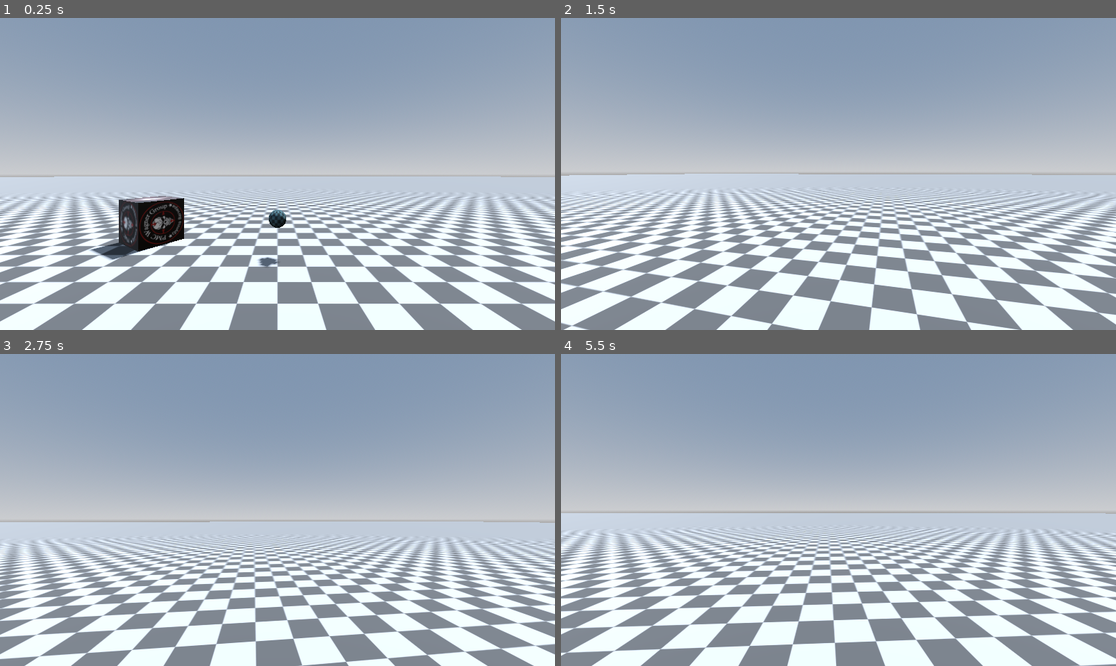
Above: before the commit, frames 1-4 (two rows, left to right).
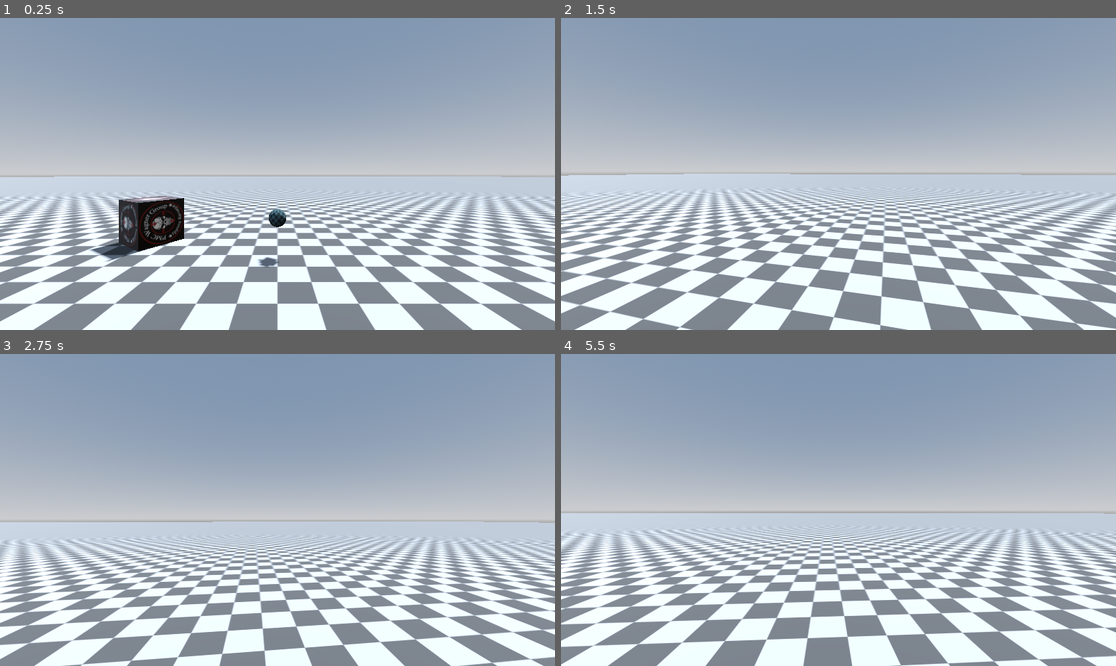
Above: after the commit, the same moments.

Repository: YuraStebel/EscapeFromKorolyov
Game: Godot game, scene res://scenes/scene.tscn
Two runs of this game, one before a commit and one after it. Both use one fixed random seed, a clock stepped at 60 frames per second and the inputs below.
Inputs (mouse positions are in pixels of both pictures, inside the frame that each line leads up to):
- Up to frame 1 (0.25 s): no input
- Up to frame 2 (1.5 s): tap Enter (ui_accept) at 0.5, 0.77 s; move the mouse to (866, 174) at 0.52 s; hold Shift (sprint) 0.53-1.28 s; hold W (forward) from 0.53 s (still down); tap F (use) at 0.8, 1.35 s; move the mouse to (810, 174) at 1.27 s
- Up to frame 3 (2.75 s): keep holding W (forward); tap Enter (ui_accept) at 1.52 s; tap Shift (sprint) at 1.55 s; move the mouse to (288, 503) at 2.02 s; tap G (drop) at 2.1 s; tap F (use) at 2.3 s
- Up to frame 4 (5.5 s): keep holding W (forward); move the mouse to (832, 516) at 2.77 s; tap Shift (sprint) at 2.85, 4.35 s; tap Enter (ui_accept) at 3.02, 3.77, 4.52 s; move the mouse to (877, 513) at 3.52 s; tap F (use) at 3.6, 5.1 s; move the mouse to (794, 506) at 4.27 s; move the mouse to (844, 510) at 5.02 s

The runs differ from the first frame. In frame 1, less than 0.1% of the frame differs, in the area x 18-52%, y 57-80%; in frame 2, 26%; in frame 3, 26%; in frame 4, 30%, in the area x 0-100%, y 51-100%.

Commit message:
Added !!!!!!

Diff:
--- a/project.godot
+++ b/project.godot
@@ -83,6 +83,10 @@
 ]
 }
 
+[physics]
+
+common/physics_ticks_per_second=100
+
 [rendering]
 
 renderer/rendering_method="gl_compatibility"
--- a/scenes/player.tscn
+++ b/scenes/player.tscn
@@ -1,7 +1,10 @@
-[gd_scene load_steps=5 format=3 uid="uid://culya4lvkehh4"]
+[gd_scene load_steps=8 format=3 uid="uid://culya4lvkehh4"]
 
 [ext_resource type="Script" uid="uid://cdvhm2dpoe848" path="res://scripts/player.gd" id="1_3vyb7"]
-[ext_resource type="Script" path="res://scripts/player_stats.gd" id="2_g2els"]
+[ext_resource type="Script" uid="uid://c1x8dk7np5pbn" path="res://scripts/player_stats.gd" id="2_g2els"]
+[ext_resource type="Texture2D" uid="uid://b20eylweth0so" path="res://images/HUD/HPBarBackground.png" id="3_dqkch"]
+[ext_resource type="Texture2D" uid="uid://d17b47ntnvhld" path="res://images/HUD/HPBar.png" id="4_qlg0r"]
+[ext_resource type="Texture2D" uid="uid://ck7mlm831e8km" path="res://images/HUD/vignette_dark.png" id="5_qlg0r"]
 
 [sub_resource type="CapsuleShape3D" id="CapsuleShape3D_u8vuu"]
 radius = 0.3
@@ -37,3 +40,43 @@
 
 [node name="PlayerStats" type="Node" parent="."]
 script = ExtResource("2_g2els")
+
+[node name="HUD" type="Control" parent="."]
+layout_mode = 3
+anchors_preset = 15
+anchor_right = 1.0
+anchor_bottom = 1.0
+grow_horizontal = 2
+grow_vertical = 2
+size_flags_vertical = 0
+mouse_filter = 2
+
+[node name="HBoxContainer" type="HBoxContainer" parent="HUD"]
+layout_mode = 1
+anchors_preset = 2
+anchor_top = 1.0
+anchor_bottom = 1.0
+offset_left = 13.0
+offset_top = -48.0
+offset_right = 53.0
+offset_bottom = -8.0
+grow_vertical = 0
+
+[node name="HPBar" type="TextureProgressBar" parent="HUD/HBoxContainer"]
+layout_mode = 2
+texture_under = ExtResource("3_dqkch")
+texture_progress = ExtResource("4_qlg0r")
+
+[node name="VignetteContainer" type="PanelContainer" parent="HUD"]
+layout_mode = 1
+anchors_preset = 15
+anchor_right = 1.0
+anchor_bottom = 1.0
+grow_horizontal = 2
+grow_vertical = 2
+mouse_filter = 2
+
+[node name="Vignette" type="TextureRect" parent="HUD/VignetteContainer"]
+layout_mode = 2
+texture = ExtResource("5_qlg0r")
+expand_mode = 2
--- a/scripts/player.gd
+++ b/scripts/player.gd
@@ -6,7 +6,10 @@
 @onready var hand: Node3D = $CameraHolder/Camera3D/Hand
 var is_item_in_hands: bool = false
 
-const SPEED = 5.0
+var speed: float
+var walk_speed: float = 4.0
+var run_speed: float = 7.0
+
 const JUMP_VELOCITY = 4.5
 
 var mouse_sens: float = 0.004
@@ -59,16 +62,22 @@
 	if Input.is_action_just_pressed("ui_accept") and is_on_floor():
 		velocity.y = JUMP_VELOCITY
 
+	if Input.is_action_pressed('sprint'):
+		speed = run_speed
+	else:
+		speed = walk_speed
+
+
 	# Get the input direction and handle the movement/deceleration.
 	# As good practice, you should replace UI actions with custom gameplay actions.
 	var input_dir := Input.get_vector("left", "right", "forward", "backward")
 	var direction := (transform.basis * Vector3(input_dir.x, 0, input_dir.y)).normalized()
 	if direction:
-		velocity.x = direction.x * SPEED
-		velocity.z = direction.z * SPEED
+		velocity.x = direction.x * speed
+		velocity.z = direction.z * speed
 	else:
-		velocity.x = move_toward(velocity.x, 0, SPEED)
-		velocity.z = move_toward(velocity.z, 0, SPEED)
+		velocity.x = move_toward(velocity.x, 0, speed)
+		velocity.z = move_toward(velocity.z, 0, speed)
 
 	use()
 	drop()
--- a/scripts/player_stats.gd
+++ b/scripts/player_stats.gd
@@ -3,18 +3,29 @@
 var health_current: float
 var health_max: float = 100
 
+@onready var health_bar = $"../HUD/HBoxContainer/HPBar"
+@onready var vignette = $"../HUD/VignetteContainer"
 # Called when the node enters the scene tree for the first time.
 func _ready() -> void:
 	health_current = health_max
+
 
 func dying():
 	get_parent().is_alive = false
 
 
 # Called every frame. 'delta' is the elapsed time since the previous frame.
-func _physics_process(delta: float) -> void:
+func _physics_process(_delta: float) -> void:
+	if health_current >= 100:
+		health_bar.visible = false
+	else:
+		health_bar.visible = true
+
 	health_current = max(health_current, 0)
+
+	health_bar.value = health_current
+
+	vignette.modulate = Color(1,1,1, 1 - health_current / 50)
 
 	if health_current <= 0:
 		dying()
-	print(health_current)
Binary file added: images/HUD/HPBar.png
Not shown, added: images/HUD/HPBar.png.import
Binary file added: images/HUD/HPBarBackground.png
Not shown, added: images/HUD/HPBarBackground.png.import
Binary file added: images/HUD/vignette_dark.png
Not shown, added: images/HUD/vignette_dark.png.import
